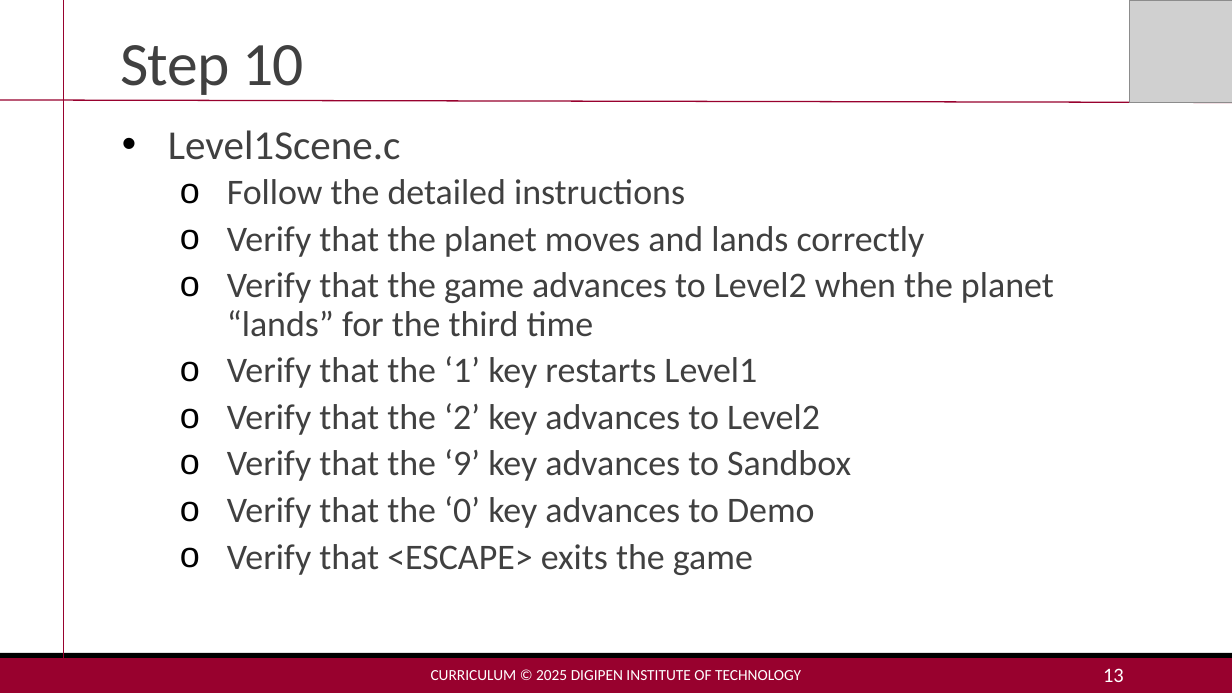
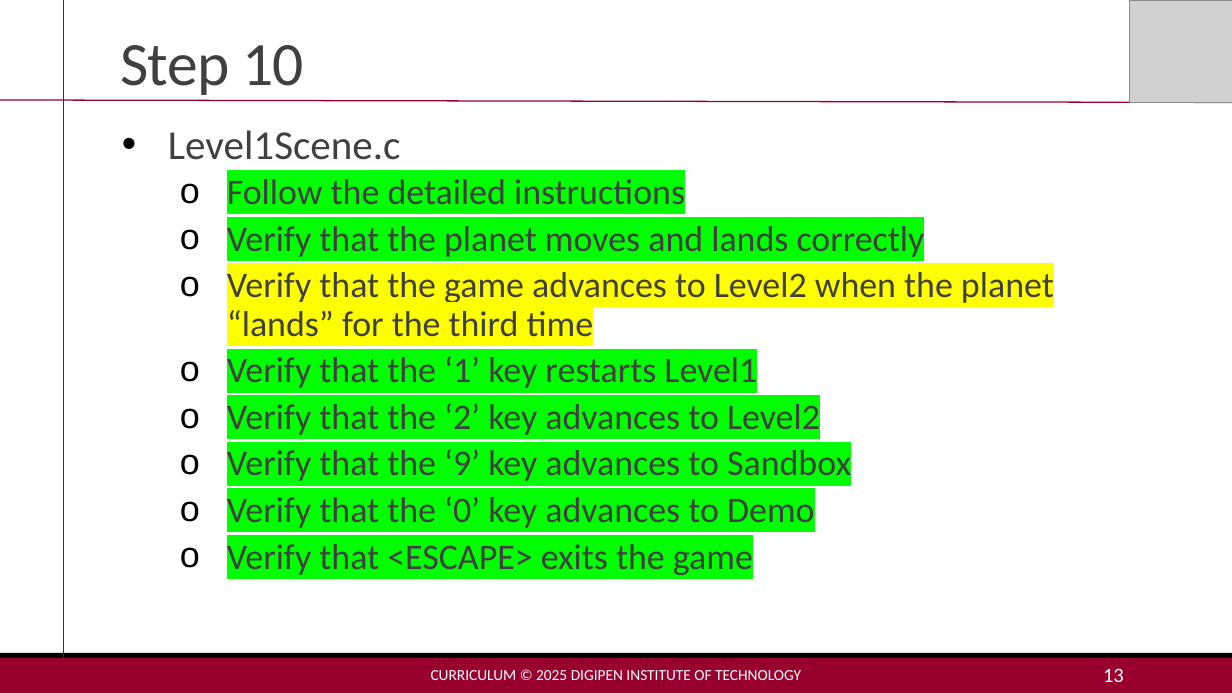
Before and after one commit to MakoJBryant/cs-230-project-game-engine, a slide deck: slide 13 of Project2-Lecture.pptx. Drawn at 1232x693 pixels with LibreOffice and Linux fonts; fonts in the diff are those of the drawing; grey boxes stand for pictures. Boxes give left, top, right and bottom in pixels: in the first picture for what was removed or moved away, otherwise in the second. Text is boxed around its words. In the diff, an @@ line names an element or a change of style, - is before the commit and + after.

Commit message:
✅ complete Level2Scene features

```diff
--- a/Project2-Lecture.pptx
+++ b/Project2-Lecture.pptx
@@ text at bbox=[227, 179, 1054, 575]: highlight none to #00FF00 in "Follow the detailed instructions", "Verify that the planet moves and lands ...", "Verify that the ‘1’ key restarts Level1", "Verify that the ‘2’ key advances to ..." and 3 more places; highlight none to #FFFF00 in "Verify that the game advances to Level2 ..." @@
```
Also in this commit, not shown: 2 other slides changed, 4 other files.
